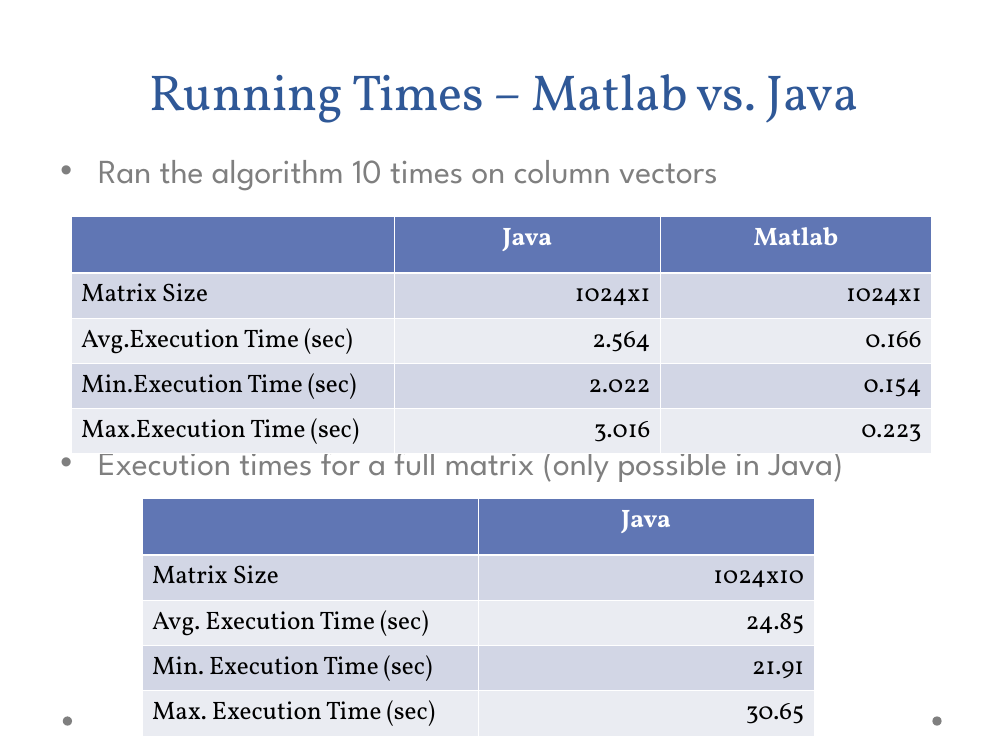
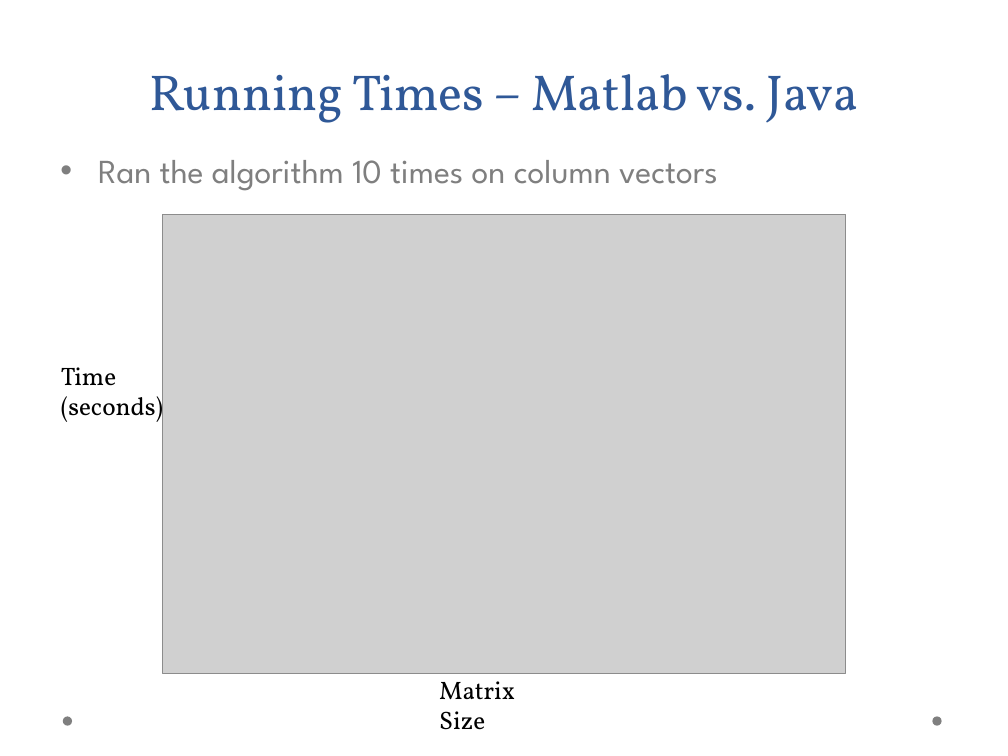
Before and after one commit to jasonrhalpern/CompressiveSensing, a slide deck: slide 11 of docs/presentation/final_presentation.ppt (slide 8 before the commit). Drawn at 1008x756 pixels with LibreOffice and Linux fonts; fonts in the diff are those of the drawing; grey boxes stand for pictures; background and template pictures are left out. Boxes give left, top, right and bottom in pixels: in the first picture for what was removed or moved away, otherwise in the second. Text is boxed around its words. In the diff, an @@ line names an element or a change of style, - is before the commit and + after.

Commit message:
updated presentation

```diff
--- a/docs/presentation/final_presentation.ppt
+++ b/docs/presentation/final_presentation.ppt
@@ table removed at (72,216,932,448), 5 rows, 3 columns @@
- | Java | Matlab
-Matrix Size | 1024x1 | 1024x1
-Avg.Execution Time (sec) | 2.564 | 0.166
-Min.Execution Time (sec) | 2.022 | 0.154
-Max.Execution Time (sec) | 3.016 | 0.223
@@ picture added at (162,214,846,673) @@
@@ text added at (61,367,163,427), 18 pt, text #000000 @@
+Time
+(seconds)
@@ text at (98,442,843,482): paragraph removed @@
-• Execution times for a full matrix (only possible in Java)
@@ table removed at (142,498,813,730), 5 rows, 2 columns @@
- | Java
-Matrix Size | 1024x10
-Avg. Execution Time (sec) | 24.85
-Min. Execution Time (sec) | 21.91
-Max. Execution Time (sec) | 30.65
@@ text added at (439,681,515,730), 18 pt, text #000000 @@
+Matrix Size
```
Also in this commit, not shown: 1 other slide changed, 4 slides added.
